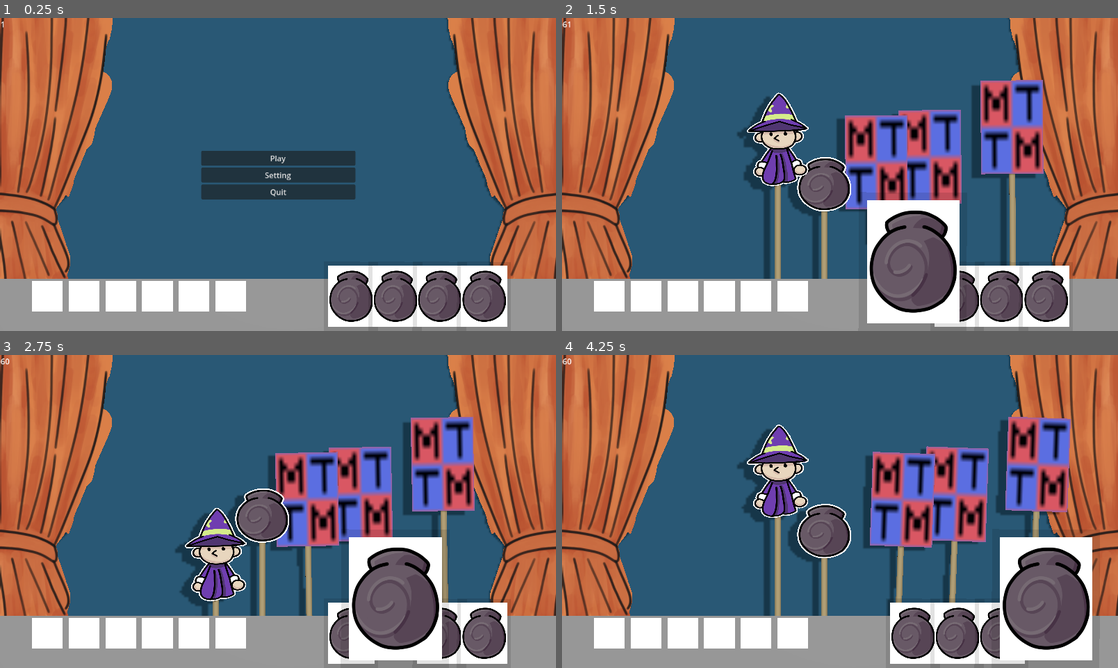
Above: before the commit, frames 1-4 (two rows, left to right).
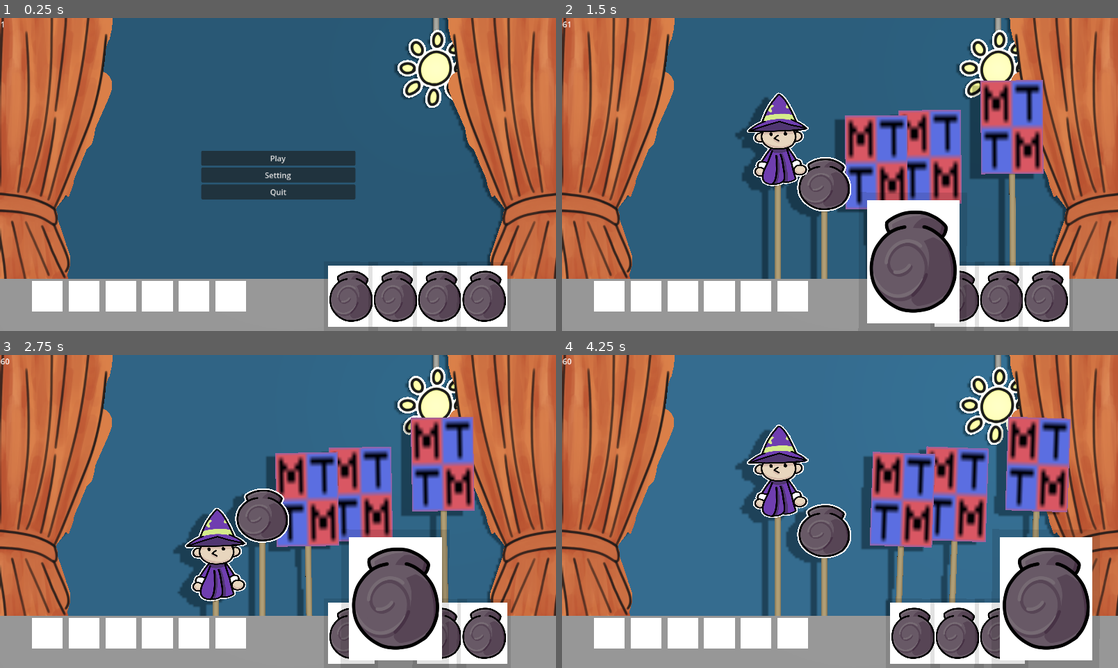
Above: after the commit, the same moments.

Repository: Craigware/PirateJam15
Game: Godot game, scene res://Scenes/main.tscn
The game is run twice, just before and just after one commit, with the same random seed, the same clock (stepped at 60 frames per second) and the same inputs.
Inputs (mouse positions are in pixels of both pictures, inside the frame that each line leads up to):
- Up to frame 1 (0.25 s): no input
- Up to frame 2 (1.5 s): click "Play" at 0.5 s; click (912, 296) at 1.25 s
- Up to frame 3 (2.75 s): click (394, 633) at 2 s
- Up to frame 4 (4.25 s): click (1001, 633) at 2.75 s; click (1045, 633) at 3.5 s

The runs differ from the first frame. In frame 1, 1.9% of the frame differs, in the area x 71-91%, y 0-80%; in frame 2, 2.0%; in frame 3, 1.7%; in frame 4, 38%, in the area x 10-88%, y 0-84%.

Commit message:
daylight gfx updating

Diff:
--- /dev/null
+++ b/Scenes/daylight_cycle.gd
@@ -0,0 +1,17 @@
+extends Node3D
+
+@export var DayState : GameState.DayStates;
+@export var SkyColor : Color;
+@export var DayCycleTimer : float;
+
+func _process(_delta: float) -> void:
+	var current = $Background.mesh.material.albedo_color
+	current = Vector3(current.r, current.g, current.b);
+
+	var new_color = current.slerp(Vector3(SkyColor.r, SkyColor.g, SkyColor.b), 0.001);
+	new_color = Color(new_color.x, new_color.y, new_color.z);
+
+	if (SkyColor):
+		$Background.mesh.material.albedo_color = new_color;
+
+	pass
--- /dev/null
+++ b/Scenes/daylight_cycle.tscn
@@ -0,0 +1,47 @@
+[gd_scene load_steps=8 format=3 uid="uid://cdwmbpoachsu"]
+
+[ext_resource type="Texture2D" uid="uid://bj8ak8g133c11" path="res://Assets/Sun.png" id="1_jpfgf"]
+[ext_resource type="Script" path="res://Scenes/daylight_cycle.gd" id="1_l0xxw"]
+
+[sub_resource type="StandardMaterial3D" id="StandardMaterial3D_thcu2"]
+transparency = 2
+alpha_scissor_threshold = 0.5
+alpha_antialiasing_mode = 0
+albedo_texture = ExtResource("1_jpfgf")
+
+[sub_resource type="QuadMesh" id="QuadMesh_0iy22"]
+material = SubResource("StandardMaterial3D_thcu2")
+size = Vector2(0.25, 0.25)
+
+[sub_resource type="CylinderMesh" id="CylinderMesh_5mcn0"]
+top_radius = 0.01
+bottom_radius = 0.01
+
+[sub_resource type="StandardMaterial3D" id="StandardMaterial3D_mvqg6"]
+albedo_color = Color(0.123188, 0.328507, 0.445691, 1)
+
+[sub_resource type="QuadMesh" id="QuadMesh_fa6ql"]
+material = SubResource("StandardMaterial3D_mvqg6")
+size = Vector2(10, 1)
+
+[node name="DaylightCycle" type="Node3D"]
+script = ExtResource("1_l0xxw")
+
+[node name="Sun" type="MeshInstance3D" parent="."]
+mesh = SubResource("QuadMesh_0iy22")
+
+[node name="MeshInstance3D" type="MeshInstance3D" parent="Sun"]
+transform = Transform3D(1, 0, 0, 0, 1, 0, 0, 0, 1, 0, 0.939075, -0.0438044)
+mesh = SubResource("CylinderMesh_5mcn0")
+
+[node name="OmniLight3D" type="OmniLight3D" parent="."]
+transform = Transform3D(1, 0, 0, 0, 1, 0, 0, 0, 1, 0, 0, 0.0535205)
+light_color = Color(0.831373, 0.847059, 0.658824, 1)
+light_energy = 0.01
+
+[node name="Background" type="MeshInstance3D" parent="."]
+transform = Transform3D(0.969251, 0, 0, 0, 0.969251, 0, 0, 0, 0.969251, 0, -0.303956, -0.532624)
+mesh = SubResource("QuadMesh_fa6ql")
+skeleton = NodePath("../OmniLight3D")
+
+[node name="Clouds" type="Node3D" parent="."]
--- a/Scenes/main.tscn
+++ b/Scenes/main.tscn
@@ -7,16 +7,10 @@
 [ext_resource type="PackedScene" uid="uid://u7qrbi46tpre" path="res://Scenes/card.tscn" id="3_rhv20"]
 [ext_resource type="Script" path="res://Scripts/main_menu.gd" id="4_3oj26"]
 [ext_resource type="Script" path="res://Scripts/game_over.gd" id="4_lfiit"]
+[ext_resource type="PackedScene" uid="uid://cdwmbpoachsu" path="res://Scenes/daylight_cycle.tscn" id="8_qixen"]
 
 [sub_resource type="QuadMesh" id="QuadMesh_06nx3"]
 size = Vector2(10, 0.5)
-
-[sub_resource type="StandardMaterial3D" id="StandardMaterial3D_mvqg6"]
-albedo_color = Color(0.123188, 0.328507, 0.445691, 1)
-
-[sub_resource type="QuadMesh" id="QuadMesh_a1ep5"]
-material = SubResource("StandardMaterial3D_mvqg6")
-size = Vector2(10, 1)
 
 [sub_resource type="StyleBoxFlat" id="StyleBoxFlat_qx5d0"]
 
@@ -60,10 +54,6 @@
 [node name="BottomPanel" type="MeshInstance3D" parent="."]
 transform = Transform3D(1, 0, 0, 0, 1, 0, 0, 0, 1, 0, -0.583659, 1)
 mesh = SubResource("QuadMesh_06nx3")
-
-[node name="BottomPanel2" type="MeshInstance3D" parent="."]
-transform = Transform3D(0.969251, 0, 0, 0, 0.969251, 0, 0, 0, 0.969251, 0, 0.0775196, -2)
-mesh = SubResource("QuadMesh_a1ep5")
 
 [node name="HUD" type="Control" parent="."]
 layout_mode = 3
@@ -260,6 +250,9 @@
 transform = Transform3D(0.499524, 0, 0, 0, 0.499524, 0, 0, 0, 0.499524, 0.789193, 0.115, -1.61444)
 mesh = SubResource("QuadMesh_vfx06")
 
+[node name="DaylightCycle" parent="." instance=ExtResource("8_qixen")]
+transform = Transform3D(1, 0, 0, 0, 1, 0, 0, 0, 1, 0.505902, 0.339487, -1.91295)
+
 [connection signal="start_signal" from="HUD/Menus/Center/MenuDisplay/MainMenu" to="." method="start_game"]
 [connection signal="button_down" from="HUD/Menus/Center/MenuDisplay/MainMenu/MenuButton5" to="HUD/Menus/Center/MenuDisplay/MainMenu" method="start_game"]
 [connection signal="button_down" from="HUD/Menus/Center/MenuDisplay/MainMenu/MenuButton4" to="HUD/Menus/Center/MenuDisplay/MainMenu" method="quit"]
--- a/Scripts/Entity.gd
+++ b/Scripts/Entity.gd
@@ -14,7 +14,8 @@
 	PEDESTRIAN
 }
 
-@export var Health: int;
+@export var Health: float;
+@export var MaxHealth: float;
 @export var Sprite: Texture2D;
 @export var IsAlly: bool;
 @export var IsAgressive: bool;
@@ -39,6 +40,7 @@
 var startingY;
 
 func _ready() -> void:
+	MaxHealth = Health;
 	var material = StandardMaterial3D.new();
 	$SpriteMesh.mesh = $SpriteMesh.mesh.duplicate();
 	material = StandardMaterial3D.new();
@@ -75,6 +77,14 @@
 
 func update_health(amount) -> void:
 	Health += amount;
+	var color_update = 1 - Health / MaxHealth;
+	var modulation = Vector3(1,1,1);
+	modulation.y -= color_update;
+	modulation.z -= color_update;
+	print(modulation)
+	print(color_update)
+	$SpriteMesh.mesh.material.albedo_color = Color(modulation.x, modulation.y, modulation.z);
+
 	if Health <= 0:
 		entity_death.emit(EntityID);
 	return;
--- a/Scripts/GameState.gd
+++ b/Scripts/GameState.gd
@@ -17,6 +17,15 @@
 	MAX
 }
 
+var SkyColors = [
+	Color(1,1,1),
+	Color("79b5ed"),
+	Color("557bcf"),
+	Color("3c40ae"),
+	Color("353045"),
+	Color(1,1,1)
+]
+
 enum CloudStates {
 	NIL,
 	CLEAR,
@@ -68,7 +77,7 @@
 	create_enemy(1);
 
 	DaylightTimer = Timer.new();
-	DaylightTimer.wait_time = 75;
+	DaylightTimer.wait_time = 10;
 	DaylightTimer.timeout.connect(update_day_state);
 	DaylightTimer.autostart = true;
 	add_child(DaylightTimer);
@@ -89,6 +98,7 @@
 	update_cloud_state(CloudStates.CLEAR);
 	IsShadowed = false;
 	update_day_state(DayStates.DAWN);
+	$DaylightCycle.DayCycleTimer = DaylightTimer.wait_time;
 
 	State = GameStates.IDLE;
 	return;
@@ -235,8 +245,9 @@
 	else:
 		updatedState = _dayState;
 
-
 	DayState = updatedState as DayStates;
+	$DaylightCycle.DayState = DayState;
+	$DaylightCycle.SkyColor = SkyColors[DayState];
 	print("DayState updated to ", DayState);
 
 func update_cloud_state(_cloudState: CloudStates = CloudStates.NIL):
Binary file added: Assets/Sun.png
Not shown, added: Assets/Sun.png.import
Not shown: 1 places in Scenes/main.tscn that only renumber resources
